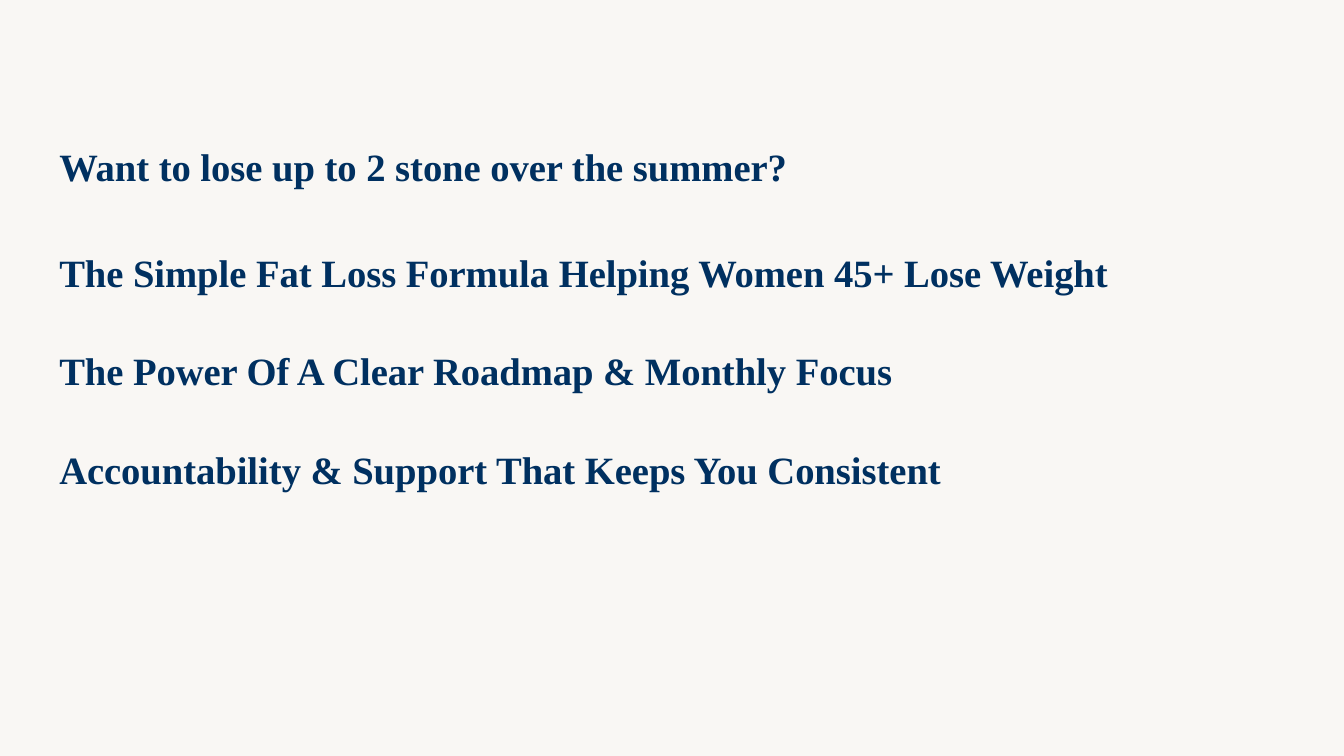
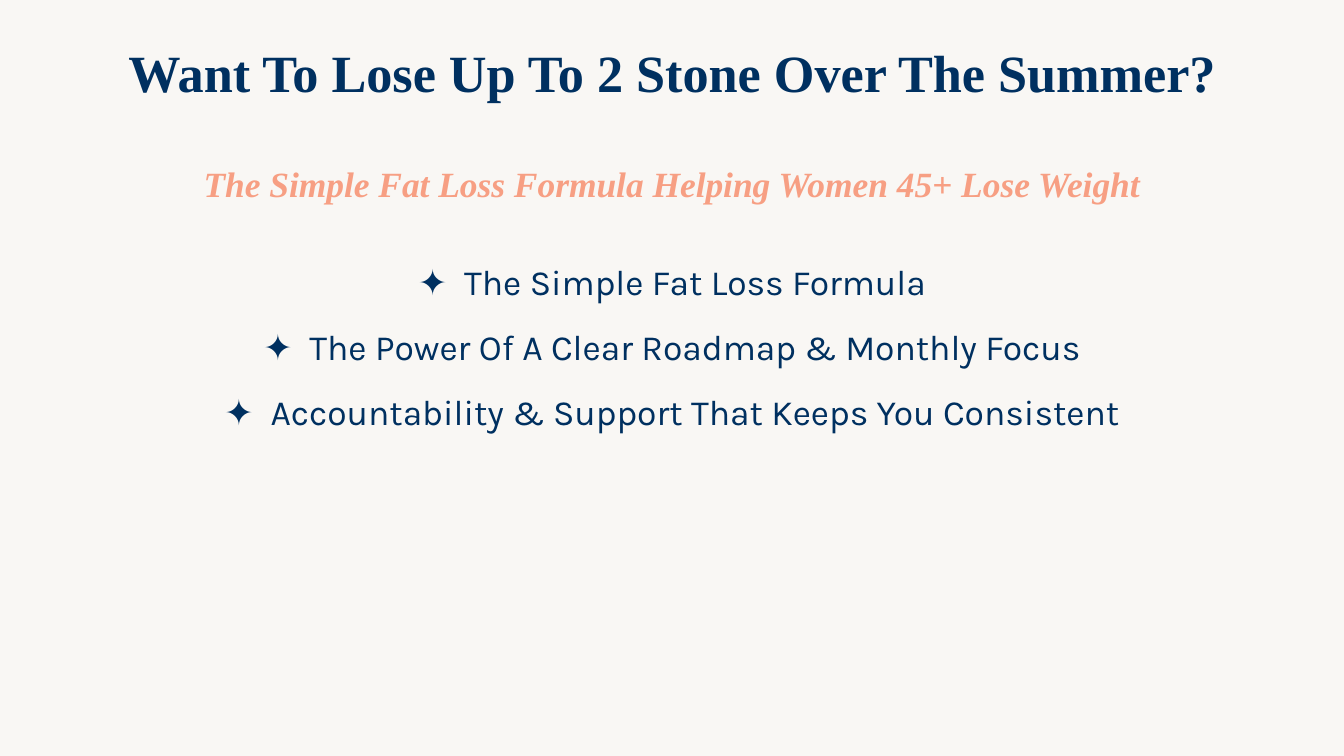
Before and after one commit to WeAreWLA/21-day-reset, a slide deck: slide 37 of decks/Day 5 - Free 5 Day Reset/Day 5 - Free 5 Day Reset.pptx. Drawn at 1344x756 pixels with LibreOffice and Linux fonts; fonts in the diff are those of the drawing. Boxes give left, top, right and bottom in pixels: in the first picture for what was removed or moved away, otherwise in the second. Text is boxed around its words. In the diff, an @@ line names an element or a change of style, - is before the commit and + after.

```diff
--- a/decks/Day 5 - Free 5 Day Reset/Day 5 - Free 5 Day Reset.pptx
+++ b/decks/Day 5 - Free 5 Day Reset/Day 5 - Free 5 Day Reset.pptx
@@ text added at bbox=[128, 55, 1215, 103], 28 pt, text #003060, bold @@
+Want To Lose Up To 2 Stone Over The Summer?
@@ text "The Simple Fat Loss Formula ..." at bbox=[204, 172, 1139, 434]: vertical alignment middle to top @@
@@ text at bbox=[204, 172, 1139, 434]: text changed; size 20.7 to 19 pt; font Times New Roman to Karla; bold off @@
-Want to lose up to 2 stone over the summer?
-The Simple Fat Loss Formula Helping Women 45+ Lose Weight
-The Power Of A Clear Roadmap & Monthly Focus
-Accountability & Support That Keeps You Consistent
+The Simple Fat Loss Formula Helping Women 45+ Lose Weight
+✦ The Simple Fat Loss Formula
+✦ The Power Of A Clear Roadmap & Monthly Focus
+✦ Accountability & Support That Keeps You Consistent
```
Also in this commit, not shown: 22 other slides changed.
